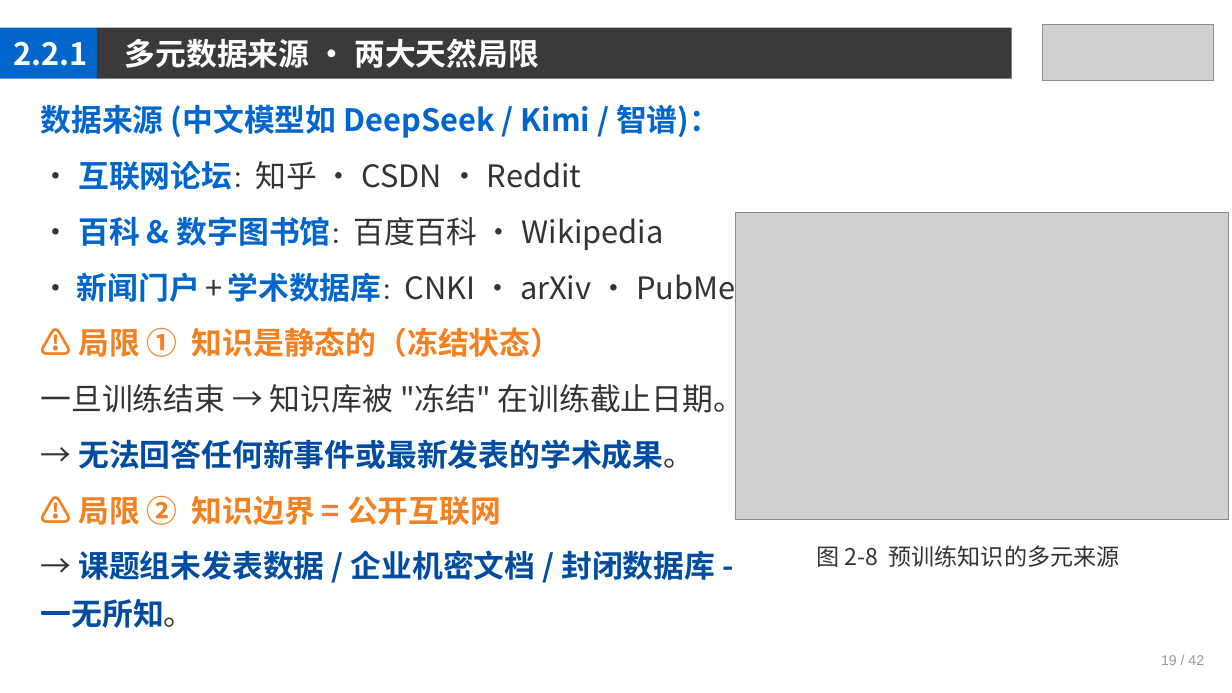
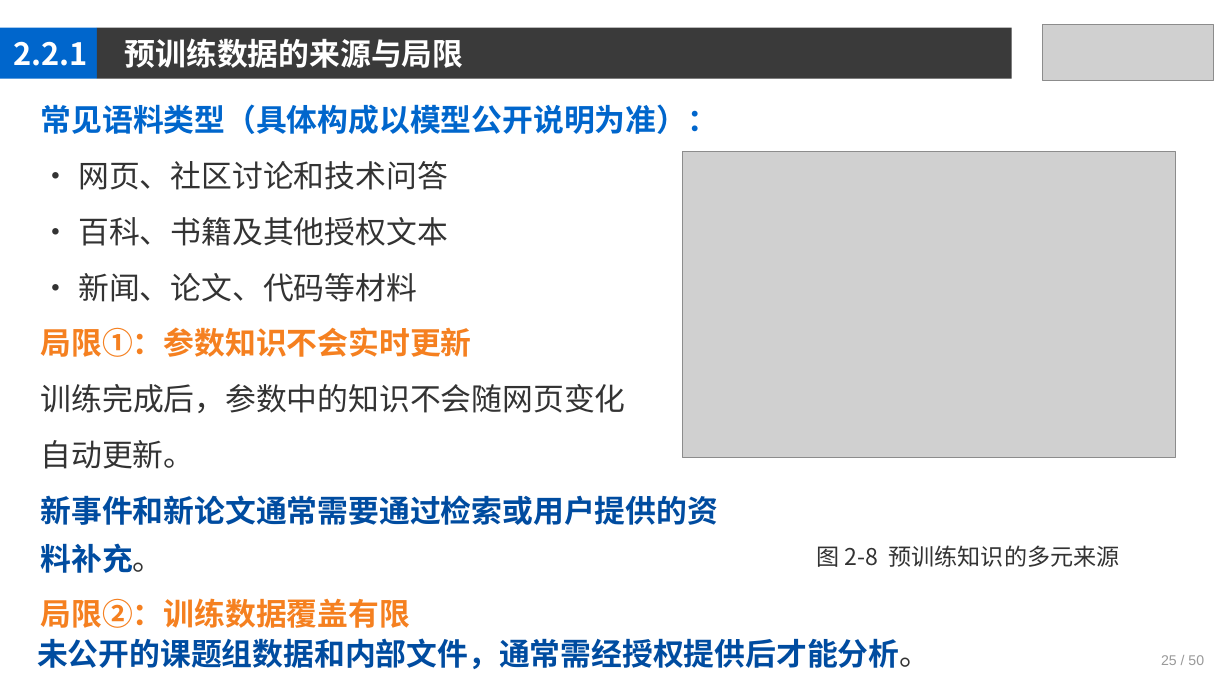
Before and after one commit to jpqiang/AIGC, a slide deck: slide 25 of 课件/第2章.pptx. Drawn at 1232x693 pixels with LibreOffice and Linux fonts; fonts in the diff are those of the drawing; grey boxes stand for pictures. Boxes give left, top, right and bottom in pixels: in the first picture for what was removed or moved away, otherwise in the second. Text is boxed around its words. In the diff, an @@ line names an element or a change of style, - is before the commit and + after.

```diff
--- a/课件/第2章.pptx
+++ b/课件/第2章.pptx
@@ rectangle added at bbox=[0, 0, 1232, 693], fill #FFFFFF, 24 pt, text #004CA0, bold @@
+未公开的课题组数据和内部文件，通常需经授权提供后才能分析。
@@ text at bbox=[125, 38, 464, 68]: text changed @@
-多元数据来源 · 两大天然局限
+预训练数据的来源与局限
@@ text at bbox=[41, 104, 719, 628]: text changed @@
-数据来源 (中文模型如 DeepSeek / Kimi / 智谱)：
-• 互联网论坛：知乎 · CSDN · Reddit
-• 百科 & 数字图书馆：百度百科 · Wikipedia
-• 新闻门户 + 学术数据库：CNKI · arXiv · PubMed
-⚠ 局限 ① 知识是静态的（冻结状态）
-一旦训练结束 → 知识库被 "冻结" 在训练截止日期。
-→ 无法回答任何新事件或最新发表的学术成果。
-⚠ 局限 ② 知识边界 = 公开互联网
-→ 课题组未发表数据 / 企业机密文档 / 封闭数据库 - 一无所知。
+常见语料类型（具体构成以模型公开说明为准）：
+• 网页、社区讨论和技术问答
+• 百科、书籍及其他授权文本
+• 新闻、论文、代码等材料
+局限①：参数知识不会实时更新
+训练完成后，参数中的知识不会随网页变化
+自动更新。
+新事件和新论文通常需要通过检索或用户提供的资料补充。
+局限②：训练数据覆盖有限
@@ picture: place and size @@
-picture at bbox=[737, 213, 1229, 519]
+picture at bbox=[683, 152, 1176, 458]
@@ text at bbox=[1161, 655, 1204, 665]: text changed @@
-19 / 42
+25 / 50
```
Also in this commit, not shown: 47 other slides changed.
